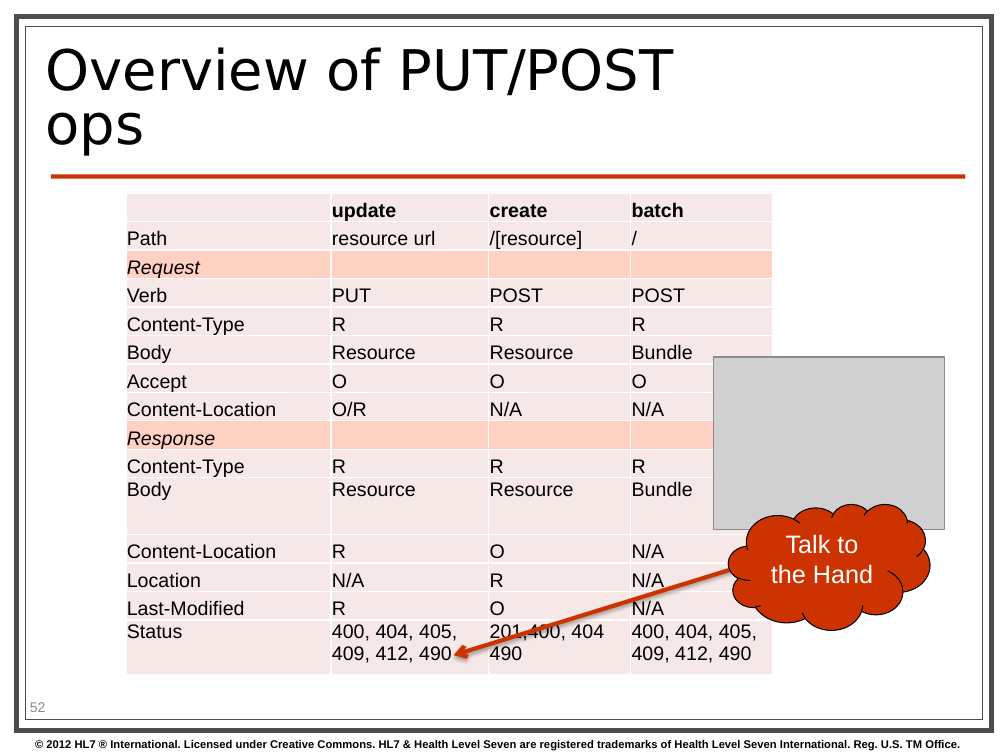
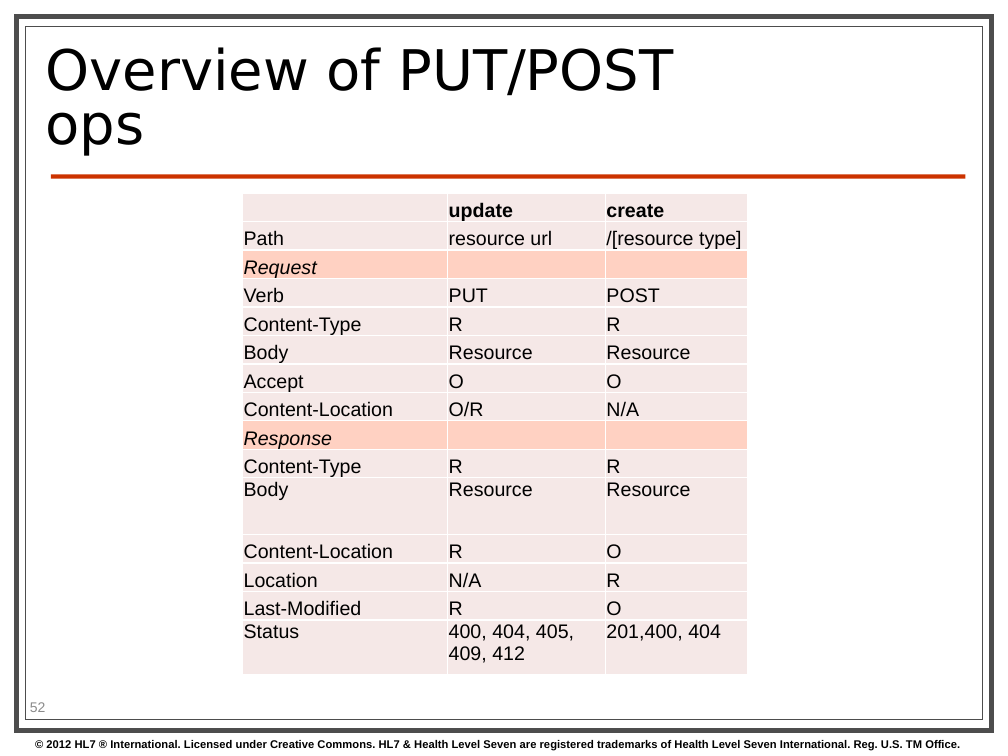
Before and after one commit to vista-novo/fhir, a slide deck: slide 52 of presentations/2013-05 Tutorials/201305 - Atlanta - FhirForDevelopersWGMTutorial.pptx. Drawn at 1008x756 pixels with LibreOffice and Linux fonts; fonts in the diff are those of the drawing; grey boxes stand for pictures; background and template pictures are left out. Boxes give left, top, right and bottom in pixels: in the first picture for what was removed or moved away, otherwise in the second. Text is boxed around its words. In the diff, an @@ line names an element or a change of style, - is before the commit and + after.

```diff
--- a/presentations/2013-05 Tutorials/201305 - Atlanta - FhirForDevelopersWGMTutorial.pptx
+++ b/presentations/2013-05 Tutorials/201305 - Atlanta - FhirForDevelopersWGMTutorial.pptx
@@ table at (243, 194, 748, 675) @@
-column 2: update | resource url |  | PUT | R | Resource | O | O/R |  | R | Resource | R | N/A | R | 400, 404, 405, 409, 412, 490
-column 3: create | /[resource] |  | POST | R | Resource | O | N/A |  | R | Resource | O | R | O | 201,400, 404 490
-column 4: batch | / |  | POST | R | Bundle | O | N/A |  | R | Bundle | N/A | N/A | N/A | 400, 404, 405, 409, 412, 490
+column 2: update | resource url |  | PUT | R | Resource | O | O/R |  | R | Resource | R | N/A | R | 400, 404, 405, 409, 412
+column 3: create | /[resource type] |  | POST | R | Resource | O | N/A |  | R | Resource | O | R | O | 201,400, 404
@@ table: place and size @@
-table at (126, 194, 773, 675)
+table at (243, 194, 748, 675)
@@ picture removed at (714, 357, 944, 529) @@
@@ cloud removed at (729, 504, 930, 630) @@
-Talk to the Hand
@@ arrow removed from (739, 566) to (454, 655) @@
```
Also in this commit, not shown: 35 other slides changed, 10 slides added, 14 slides removed.
